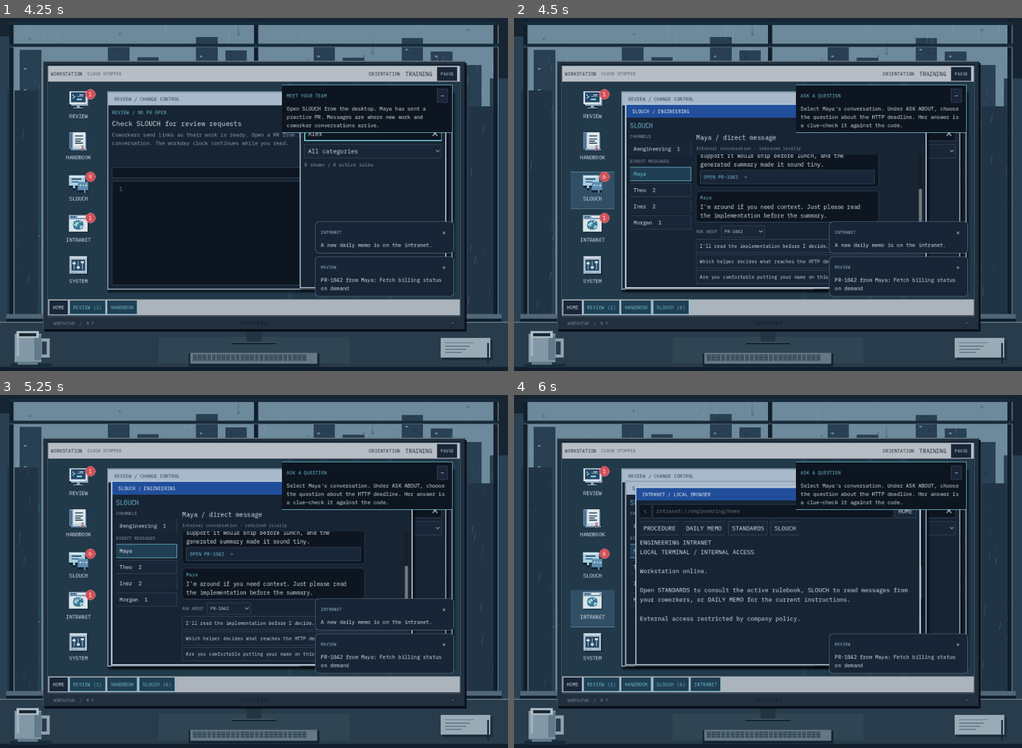
Above: before the commit, frames 1-4 (two rows, left to right).
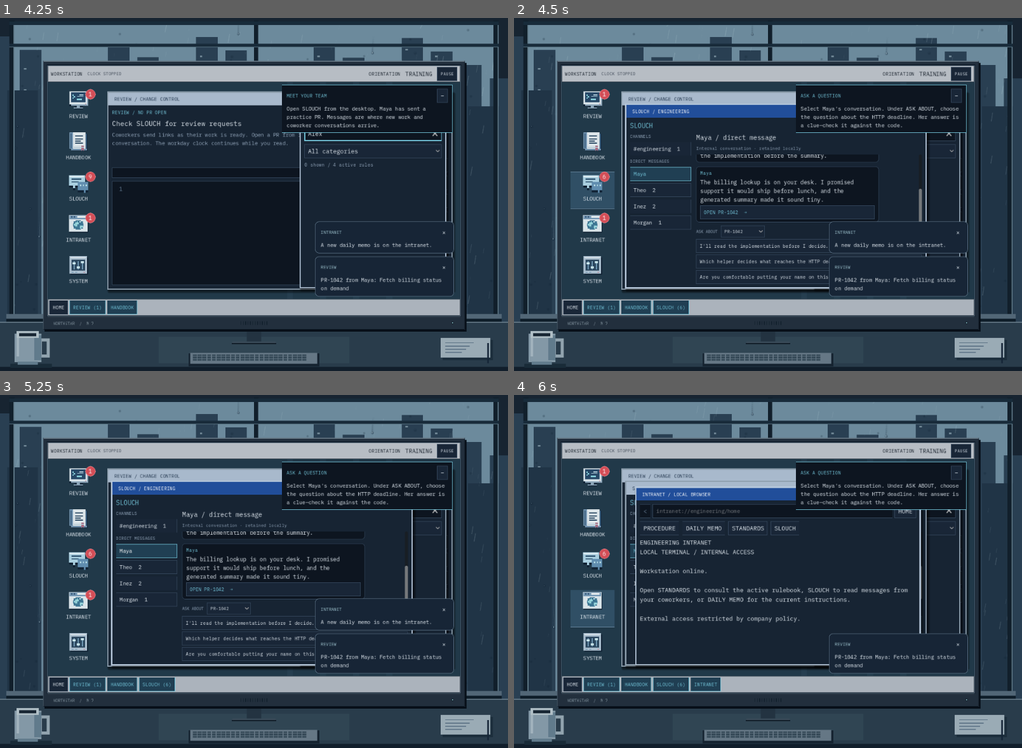
Above: after the commit, the same moments.

Repository: exponent-to/last-review
Game: Godot game, scene res://native/main.tscn
Two runs of this game, one before a commit and one after it. Both use one fixed random seed, a clock stepped at 60 frames per second and the inputs below.
Inputs (mouse positions are in pixels of both pictures, inside the frame that each line leads up to):
- Up to frame 1 (4.25 s): click "New Game" at 0.5 s; click "START ORIENTATION" at 1.25 s; click (76, 106) at 2.02 s; click (76, 148) at 2.77 s; click (370, 134) at 3.52 s; type "Alex" at 3.6 s
- Up to frame 2 (4.5 s): click (590, 190) at 4.27 s
- Up to frame 3 (5.25 s): click "Maya" at 5 s
- Up to frame 4 (6 s): click (590, 606) at 5.77 s

Frame 1 is identical in both runs. In frame 2, 1.8% of the frame differs, in the area x 36-72%, y 38-58%; in frame 3, 1.8%; in frame 4, nothing differs.

Commit message:
fix: keep existing greetings before new chat exchanges

Diff:
--- a/content/chat.gd
+++ b/content/chat.gd
@@ -137,12 +137,12 @@
 	else:
 		var person: Dictionary = authored.get("contacts", {}).get(contact, {})
 		_append(history, contact, str(person.get("intro", "")), "intro")
+		var relationship := int(state.get("coworkers", {}).get(contact, 50))
+		var tone := "warm" if relationship >= 65 else ("distant" if relationship <= 35 else "neutral")
+		_append(history, contact, str(person.get(tone, "")), "ambient")
 		for request: Dictionary in Catalog.requests():
 			if request.author == contact and _arrived(state, request):
 				_request_history(history, state, contact, request)
-		var relationship := int(state.get("coworkers", {}).get(contact, 50))
-		var tone := "warm" if relationship >= 65 else ("distant" if relationship <= 35 else "neutral")
-		_append(history, contact, str(person.get(tone, "")), "ambient")
 	var start := maxi(0, history.size() - HISTORY_LIMIT)
 	# Do not start a clipped history with a response whose player reply was removed.
 	if start > 0 and history[start].kind == "response":
--- a/tests/test_chat.gd
+++ b/tests/test_chat.gd
@@ -159,6 +159,7 @@
 	var history := Chat.messages(state, str(request.author))
 	_check(authored.requests[request.id].request in _texts(history), "A handed-off PR's coworker message must survive the next shift without a decision.")
 	_check(clarification.text in _texts(history) and clarification.response in _texts(history), "Player questions and answers must survive expiration of unresolved work.")
+	_check(history[-1].kind == "response", "An older greeting cannot appear after the latest question and answer.")
 	_check(_kind(history, "reaction").is_empty(), "Expiration must not invent an approval or rejection reaction.")
 	_check(_options_for(state, request).is_empty(), "Historical handed-off work remains readable without offering new pre-review replies.")
 
Not shown, changed: docs/verification.md
